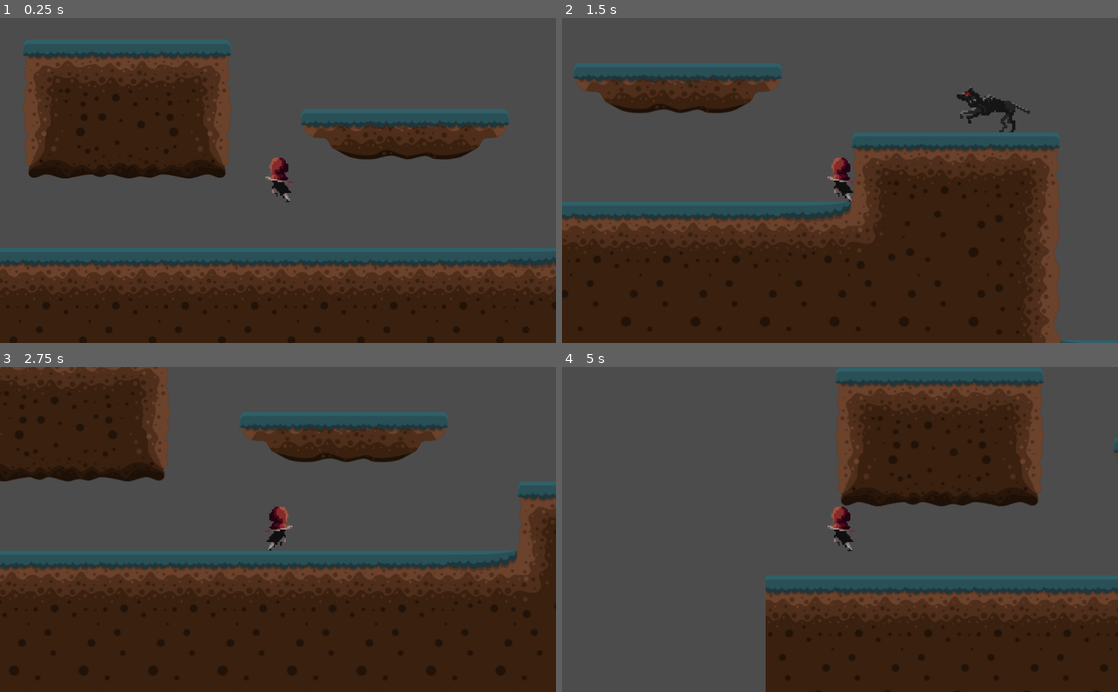
Above: before the commit, frames 1-4 (two rows, left to right).
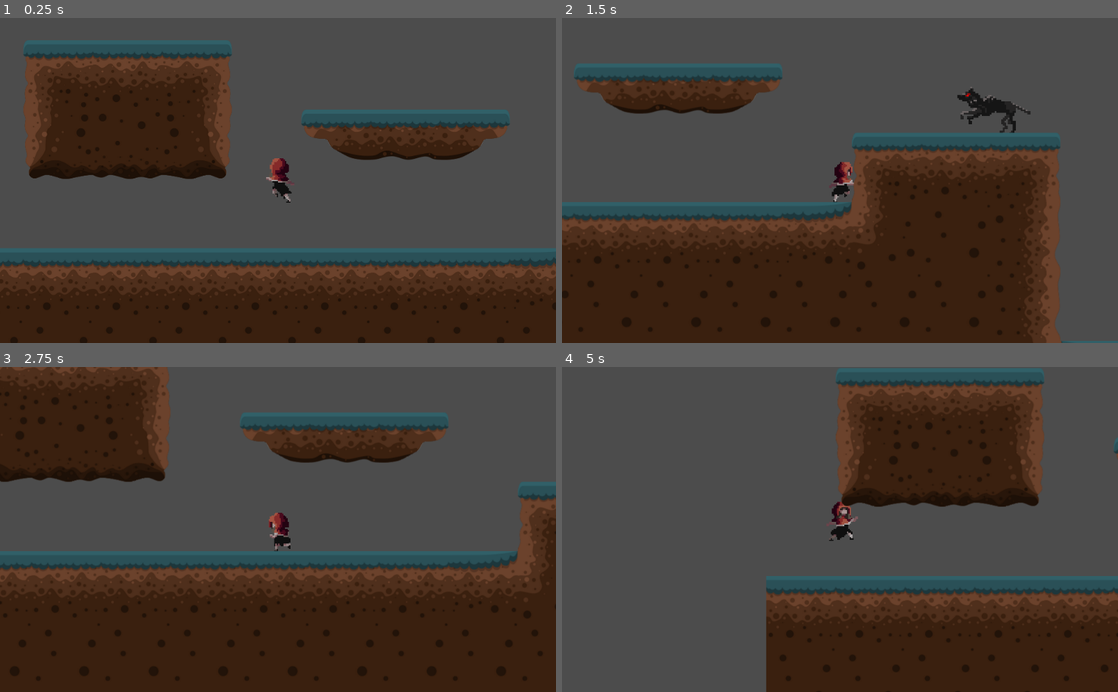
Above: after the commit, the same moments.

Repository: beldonholt/YourMum
Game: Godot game, scene res://LevelOne.tscn
Same seed, same stepped clock (60 frames per second), same inputs: the game is played once before the commit and once after it. This scene is started directly instead of the project's main scene.
Inputs:
- Up to frame 1 (0.25 s): no input
- Up to frame 2 (1.5 s): hold Shift (run) 0.53-1.28 s; hold D (right) from 0.53 s (still down); tap W (jump) at 0.77 s; tap Shift (run) at 1.35 s
- Up to frame 3 (2.75 s): tap W (jump) at 1.52 s; release D (right) at 2.03 s; hold A (left) from 2.03 s (still down); hold Shift (run) from 2.03 s (still down)
- Up to frame 4 (5 s): release Shift (run) at 2.78 s; tap Shift (run) at 2.85, 4.35 s; tap W (jump) at 3.02, 3.77, 4.52 s; hold Shift (run) 3.53-4.28 s; release A (left) at 4.28 s; hold D (right) from 4.28 s (still down)

The runs differ from the first frame. In frame 1, 0.7% of the frame differs, in the area x 0-100%, y 6-81%; in frame 2, 0.7%; in frame 3, 0.7%; in frame 4, 0.7%.

Commit message:
Added DEath scene

Diff:
--- /dev/null
+++ b/Lvl 3 Main progect/DeathScene.tscn
@@ -0,0 +1,15 @@
+[gd_scene format=2]
+
+[node name="Node" type="Node"]
+
+[node name="Label" type="Label" parent="."]
+margin_right = 1016.0
+margin_bottom = 421.0
+text = "YOu died lol pog'nt
+
+Get guud scrub "
+align = 1
+valign = 1
+__meta__ = {
+"_edit_use_anchors_": false
+}
--- a/Lvl 3 Main progect/Player.gd
+++ b/Lvl 3 Main progect/Player.gd
@@ -28,8 +28,8 @@
 	if Input.is_action_pressed("right"):
 		#moves the player by the constant speed to the right
 		velocity.x = SPEED +SpeedBonus
-		#$Sprite.play("Walk")
-		get_node( "Sprite" ).set_flip_h( false )
+		$AnimationPlayer.play("Walk")
+		get_node( "Sprite" ).set_flip_h( true )
 		SpriteDireaction = false
 		#print("move right")
 
@@ -37,8 +37,8 @@
 	#Checks id "A" is pressed
 	elif Input.is_action_pressed("left"):
 		velocity.x = -SPEED -SpeedBonus
-		#$Sprite.play("Walk")
-		get_node( "Sprite" ).set_flip_h( true )
+		$AnimationPlayer.play("Walk")
+		get_node( "Sprite" ).set_flip_h( false )
 		SpriteDireaction = true
 		#print("move left")
 
--- a/Lvl 3 Main progect/Player.tscn
+++ b/Lvl 3 Main progect/Player.tscn
@@ -9,13 +9,27 @@
 [sub_resource type="RectangleShape2D" id=2]
 extents = Vector2( 22.7095, 39.2336 )
 
+[sub_resource type="Animation" id=3]
+resource_name = "Jump"
+length = 0.42
+loop = true
+tracks/0/type = "value"
+tracks/0/path = NodePath("Sprite:frame_coords")
+tracks/0/interp = 1
+tracks/0/loop_wrap = true
+tracks/0/imported = false
+tracks/0/enabled = true
+tracks/0/keys = {
+"times": PoolRealArray( 0, 0.1, 0.2, 0.3, 0.4, 0.6, 0.7, 0.8, 0.9, 1 ),
+"transitions": PoolRealArray( 1, 1, 1, 1, 1, 1, 1, 1, 1, 1 ),
+"update": 1,
+"values": [ Vector2( 10, 2 ), Vector2( 10, 2 ), Vector2( 11, 2 ), Vector2( 0, 3 ), Vector2( 1, 3 ), Vector2( 5, 3 ), Vector2( 6, 3 ), Vector2( 7, 3 ), Vector2( 8, 3 ), Vector2( 1, 4 ) ]
+}
+
 [sub_resource type="Animation" id=4]
-resource_name = "Jump"
-
-[sub_resource type="Animation" id=3]
-resource_name = "Walk"
 length = 2.4
 loop = true
+step = 0.01
 tracks/0/type = "value"
 tracks/0/path = NodePath("Sprite:frame")
 tracks/0/interp = 1
@@ -60,11 +74,14 @@
 shape = SubResource( 2 )
 
 [node name="Camera2D" type="Camera2D" parent="."]
+position = Vector2( -1, -1 )
 current = true
 
 [node name="AnimationPlayer" type="AnimationPlayer" parent="."]
-anims/Jump = SubResource( 4 )
-anims/Walk = SubResource( 3 )
+playback_speed = 2.5
+anims/Jump = SubResource( 3 )
+anims/Walk = SubResource( 4 )
+
 [connection signal="timeout" from="Sprint_timer" to="." method="_on_Sprint_timer_timeout"]
 [connection signal="timeout" from="Sprint_CoolDown" to="." method="_on_Sprint_CoolDown_timeout"]
 [connection signal="area_entered" from="Area2D" to="." method="_on_Area2D_area_entered"]
--- a/Lvl 3 Main progect/TestLevelMovement.tscn
+++ b/Lvl 3 Main progect/TestLevelMovement.tscn
@@ -39,4 +39,5 @@
 
 [node name="Wolf" parent="." instance=ExtResource( 3 )]
 position = Vector2( 96.535, 164.645 )
+
 [connection signal="body_entered" from="FallZone" to="Player " method="_on_FallZone_body_entered"]
Not shown: 1 places in Lvl 3 Main progect/Player.tscn that only renumber resources
